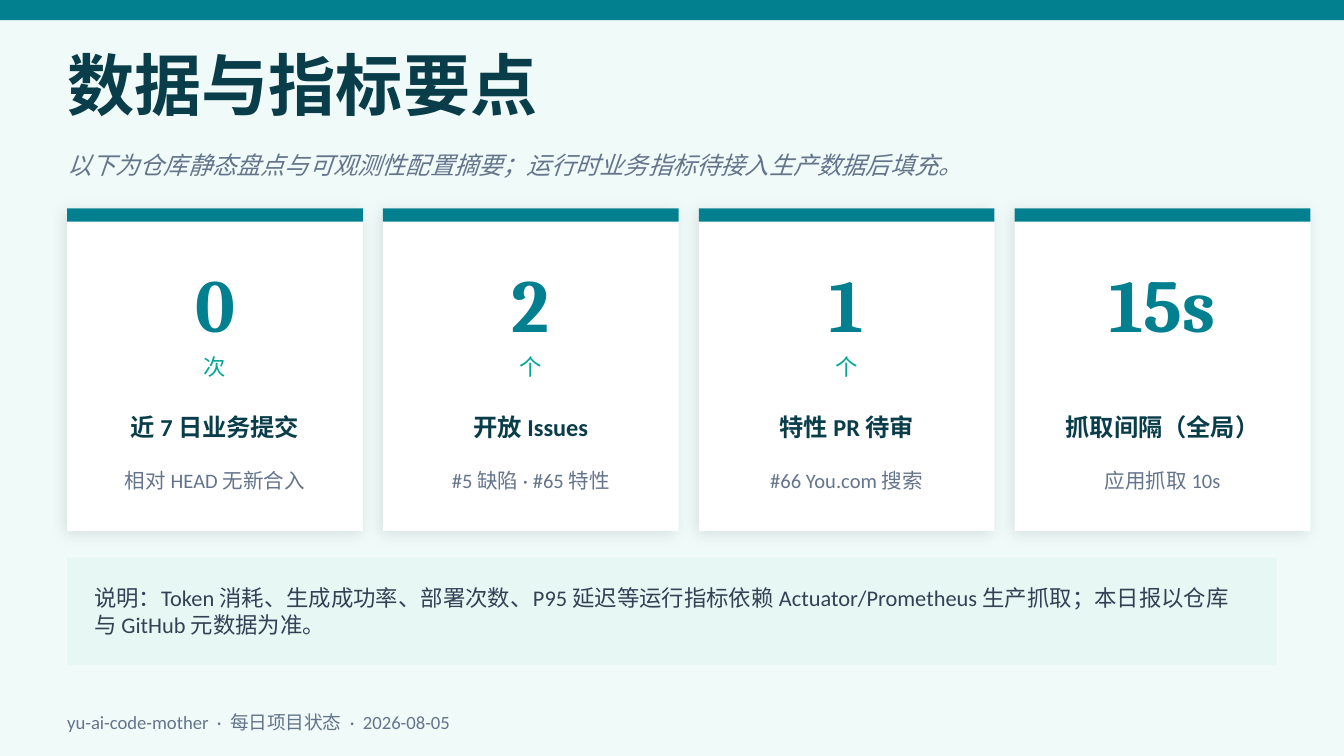
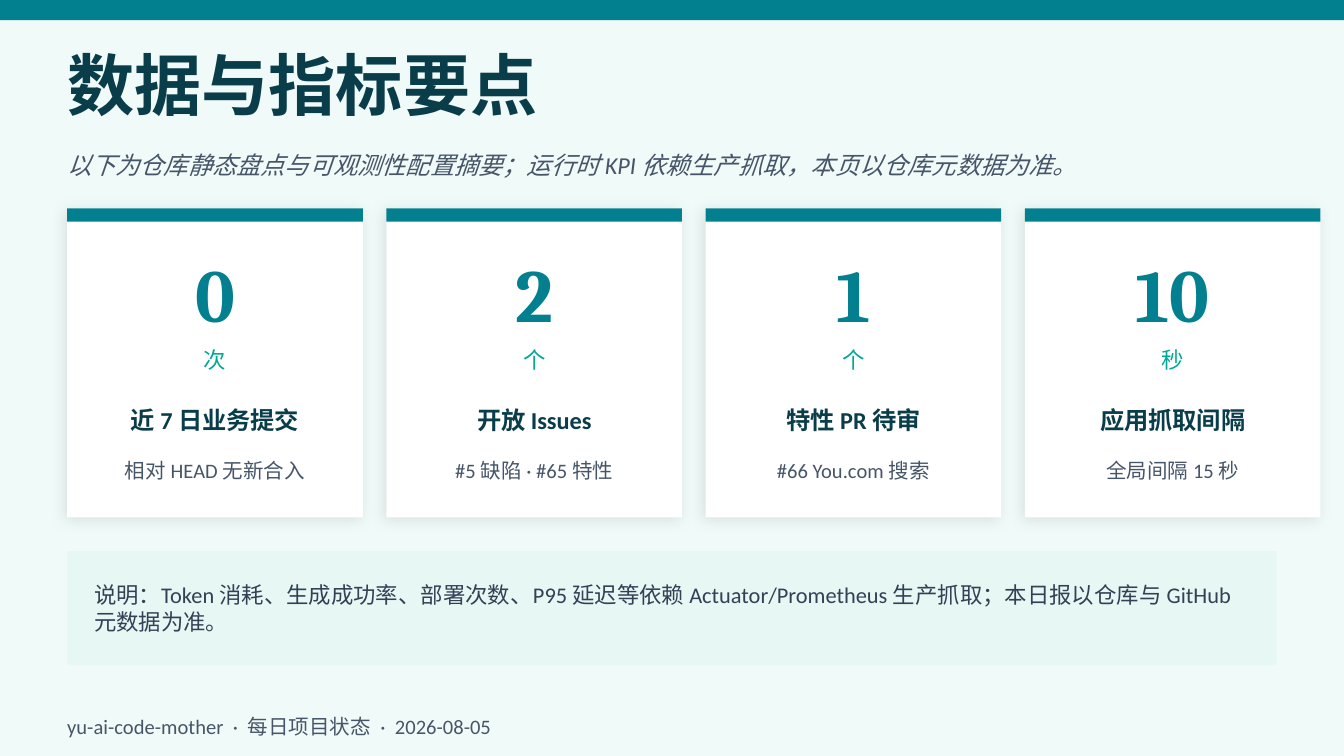
Before and after one commit to liyupi/yu-ai-code-mother, a slide deck: slide 6 of docs/reports/project-status-2026-08-05.pptx. Drawn at 1344x756 pixels with LibreOffice and Linux fonts; fonts in the diff are those of the drawing. Boxes give left, top, right and bottom in pixels: in the first picture for what was removed or moved away, otherwise in the second. Text is boxed around its words. In the diff, an @@ line names an element or a change of style, - is before the commit and + after.

```diff
--- a/docs/reports/project-status-2026-08-05.pptx
+++ b/docs/reports/project-status-2026-08-05.pptx
@@ text at bbox=[67, 153, 1077, 178]: text changed; text colour #64748B to #475569 @@
-以下为仓库静态盘点与可观测性配置摘要；运行时业务指标待接入生产数据后填充。
+以下为仓库静态盘点与可观测性配置摘要；运行时 KPI 依赖生产抓取，本页以仓库元数据为准。
@@ rectangle: place and size @@
-rectangle at bbox=[67, 208, 363, 531]
+rectangle at bbox=[67, 208, 363, 517]
@@ rectangle: place and size @@
-rectangle at bbox=[383, 208, 679, 222]
+rectangle at bbox=[387, 208, 683, 222]
@@ rectangle: place and size @@
-rectangle at bbox=[383, 208, 679, 531]
+rectangle at bbox=[387, 208, 683, 517]
@@ rectangle: place and size @@
-rectangle at bbox=[699, 208, 995, 222]
+rectangle at bbox=[706, 208, 1001, 222]
@@ rectangle: place and size @@
-rectangle at bbox=[699, 208, 995, 531]
+rectangle at bbox=[706, 208, 1001, 517]
@@ rectangle: place and size @@
-rectangle at bbox=[1015, 208, 1310, 222]
+rectangle at bbox=[1024, 208, 1320, 222]
@@ rectangle: place and size @@
-rectangle at bbox=[1015, 208, 1310, 531]
+rectangle at bbox=[1024, 208, 1320, 517]
@@ text "0": place and size @@
-text "0" at bbox=[195, 281, 235, 333]
+text "0" at bbox=[195, 271, 235, 323]
@@ text "2": place and size @@
-text "2" at bbox=[512, 281, 550, 332]
+text "2" at bbox=[515, 271, 553, 322]
@@ text "1": place and size @@
-text "1" at bbox=[830, 282, 864, 332]
+text "1" at bbox=[836, 272, 870, 322]
@@ text at bbox=[1136, 271, 1210, 323]: text changed @@
-15s
+10
@@ text "次": place and size @@
-text "次" at bbox=[204, 356, 226, 377]
+text "次" at bbox=[204, 349, 226, 370]
@@ 4 texts: place and size @@
-4 texts at bbox=[474, 356, 913, 439]
+4 texts at bbox=[477, 349, 920, 432]
@@ text at bbox=[1161, 349, 1183, 370]: text changed; size 13 to 12 pt; text colour #0A3D4A to #00A896; bold off @@
-抓取间隔（全局）
+秒
@@ text "近 7 日业务提交": place and size @@
-text "近 7 日业务提交" at bbox=[131, 415, 299, 438]
+text "近 7 日业务提交" at bbox=[131, 408, 299, 431]
@@ text at bbox=[1100, 408, 1245, 432]: text changed; size 11 to 13 pt; text colour #64748B to #0A3D4A; bold on @@
-应用抓取 10s
+应用抓取间隔
@@ text "相对 HEAD 无新合入": place and size @@
-text "相对 HEAD 无新合入" at bbox=[125, 471, 305, 490]
+text "相对 HEAD 无新合入" at bbox=[125, 460, 305, 480]
@@ text "#5 缺陷 · #65 特性": place and size @@
-text "#5 缺陷 · #65 特性" at bbox=[452, 471, 610, 490]
+text "#5 缺陷 · #65 特性" at bbox=[455, 460, 613, 480]
@@ text colour #64748B to #475569 in 3 elements at bbox=[125, 460, 305, 480], bbox=[455, 460, 613, 480], bbox=[777, 460, 930, 480] @@
@@ text "#66 You.com 搜索": place and size @@
-text "#66 You.com 搜索" at bbox=[770, 470, 923, 490]
+text "#66 You.com 搜索" at bbox=[777, 460, 930, 480]
@@ text added at bbox=[1106, 460, 1240, 480], 11 pt, text #475569 @@
+全局间隔 15 秒
@@ rectangle: place and size @@
-rectangle at bbox=[67, 558, 1277, 665]
+rectangle at bbox=[67, 551, 1277, 665]
@@ text at bbox=[94, 584, 1231, 632]: text changed @@
-说明：Token 消耗、生成成功率、部署次数、P95 延迟等运行指标依赖 Actuator/Prometheus 生产抓取；本日报以仓库与 GitHub 元数据为准。
+说明：Token 消耗、生成成功率、部署次数、P95 延迟等依赖 Actuator/Prometheus 生产抓取；本日报以仓库与 GitHub 元数据为准。
@@ text "yu-ai-code-mother · 每日项目状态 · 2026-08-05" at bbox=[67, 716, 491, 738]: size 10 to 11 pt, text colour #64748B to #475569 @@
```
Also in this commit, not shown: 9 other slides changed.
